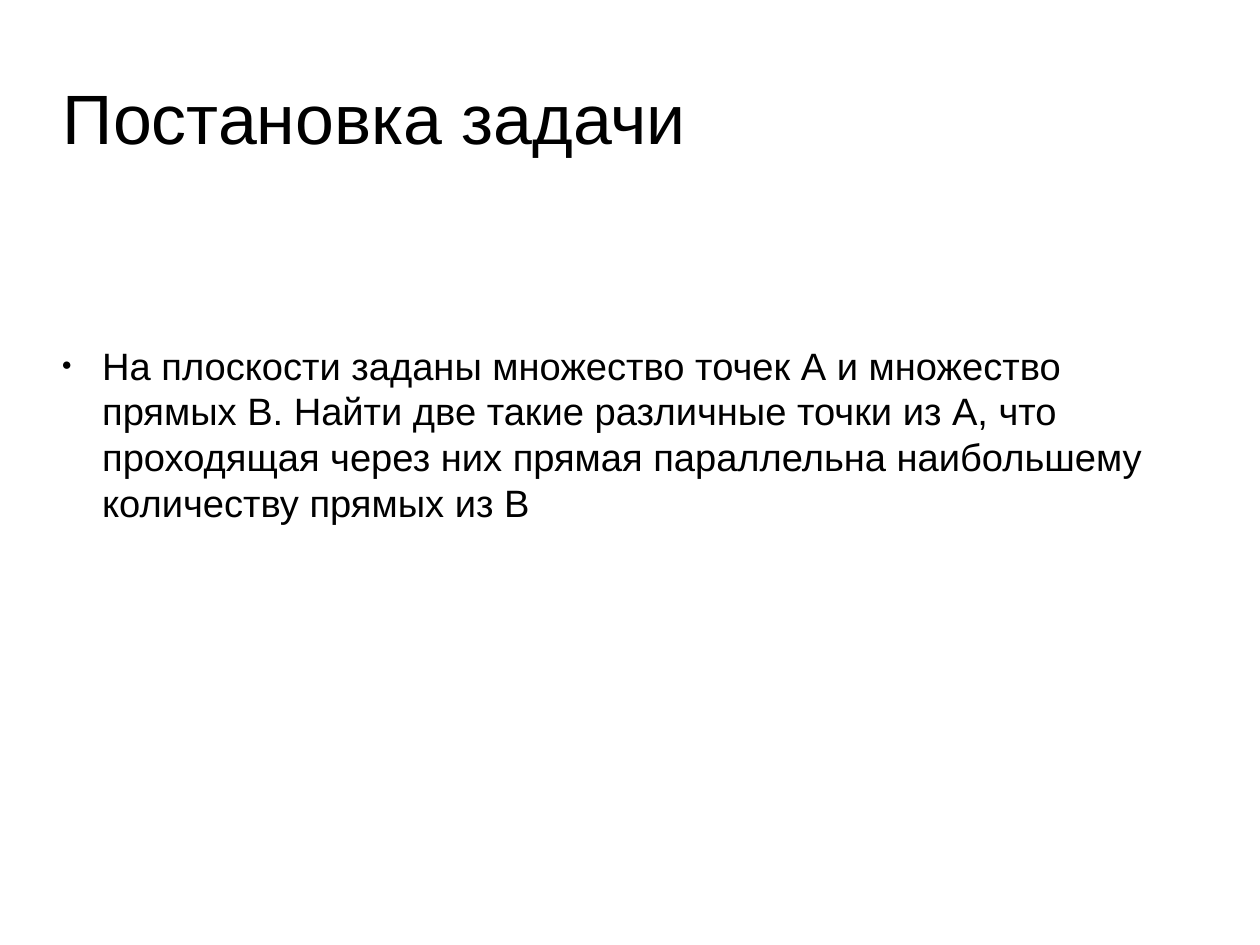
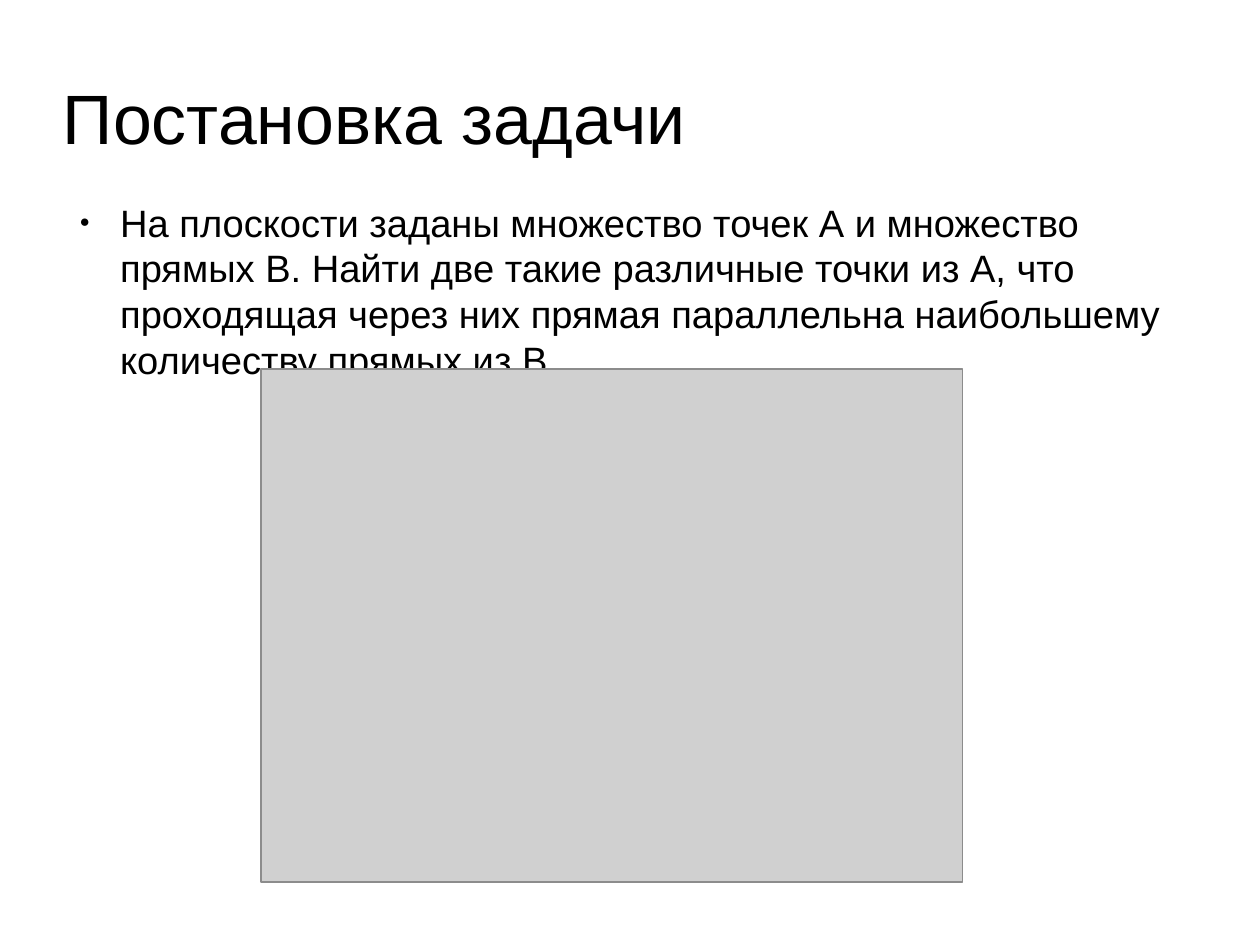
Before and after one commit to Zvonov/untitled, a slide deck: slide 3 of Презентация.odp. Drawn at 1260x945 pixels with LibreOffice and Linux fonts; fonts in the diff are those of the drawing; grey boxes stand for pictures; background and template pictures are left out. Boxes give left, top, right and bottom in pixels: in the first picture for what was removed or moved away, otherwise in the second. Text is boxed around its words. In the diff, an @@ line names an element or a change of style, - is before the commit and + after.

```diff
--- a/Презентация.odp
+++ b/Презентация.odp
@@ text "На плоскости заданы множество точек ...": place and size @@
-text "На плоскости заданы множество точек ..." at (102,353,1142,525)
+text "На плоскости заданы множество точек ..." at (120,210,1160,382)
@@ picture added at (261,369,963,883) @@
```
Also in this commit, not shown: 2 other slides changed.
